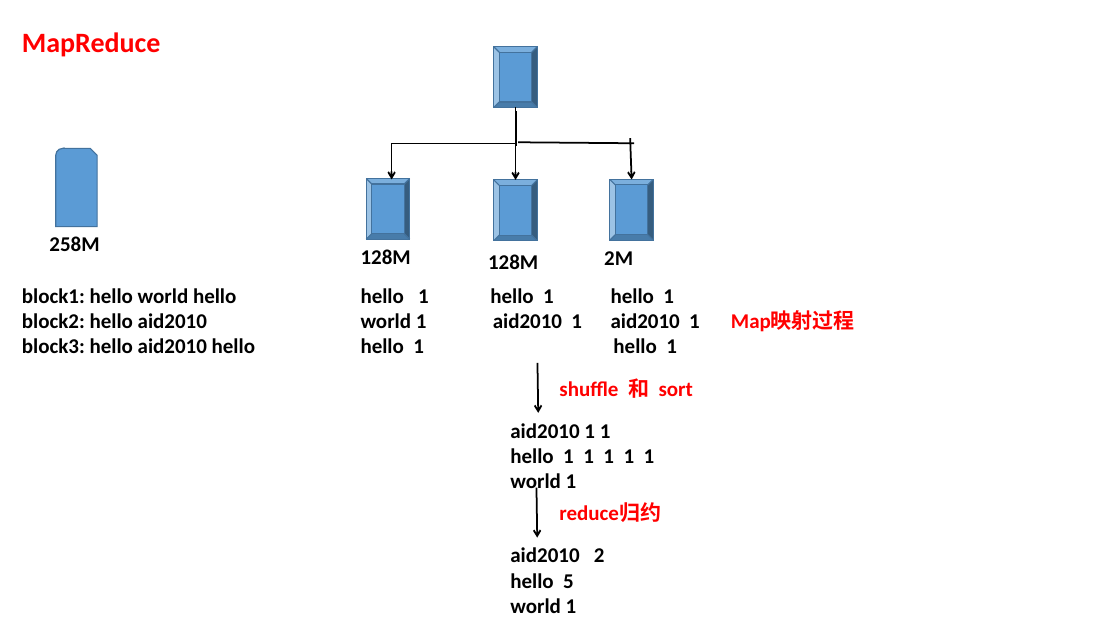
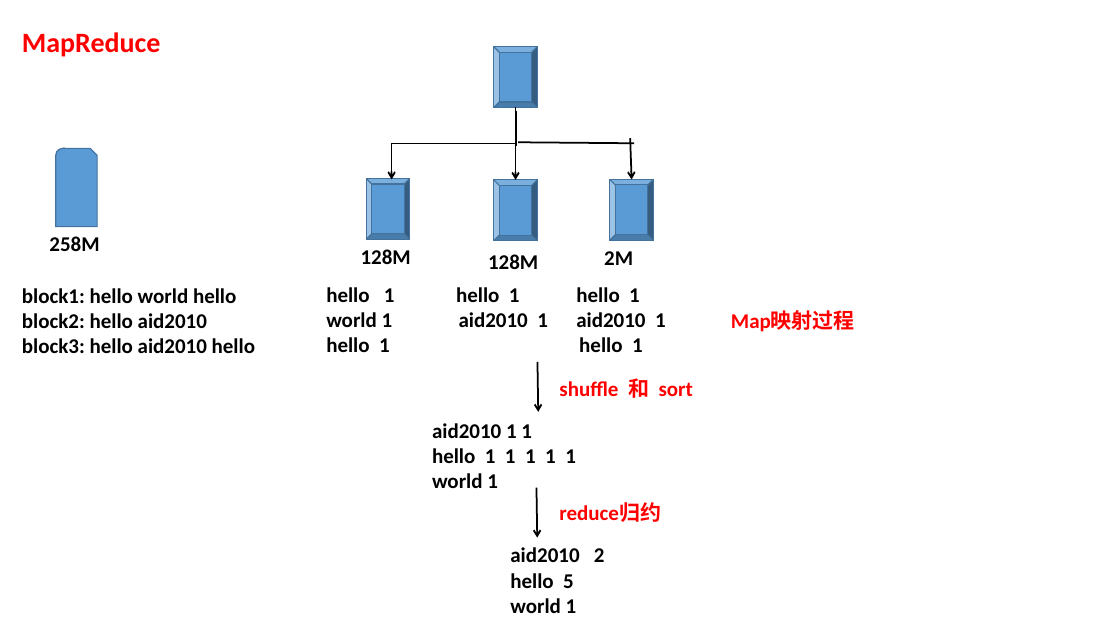
Before and after one commit to chaofan-zheng/python_learning_code, a slide deck: slide 3 of month05/Hadoop/day02_course/day02.pptx. Drawn at 1120x630 pixels with LibreOffice and Linux fonts; fonts in the diff are those of the drawing. Boxes give left, top, right and bottom in pixels: in the first picture for what was removed or moved away, otherwise in the second. Text is boxed around its words. In the diff, an @@ line names an element or a change of style, - is before the commit and + after.

```diff
--- a/month05/Hadoop/day02_course/day02.pptx
+++ b/month05/Hadoop/day02_course/day02.pptx
@@ text "hello 1 hello 1 hello ...": place and size @@
-text "hello 1 hello 1 hello ..." at bbox=[361, 288, 700, 353]
+text "hello 1 hello 1 hello ..." at bbox=[326, 287, 666, 352]
@@ text "aid2010 1 1" rewrapped from bbox=[510, 423, 655, 494] to bbox=[432, 423, 576, 488] @@
```
Also in this commit, not shown: 4 other files.
